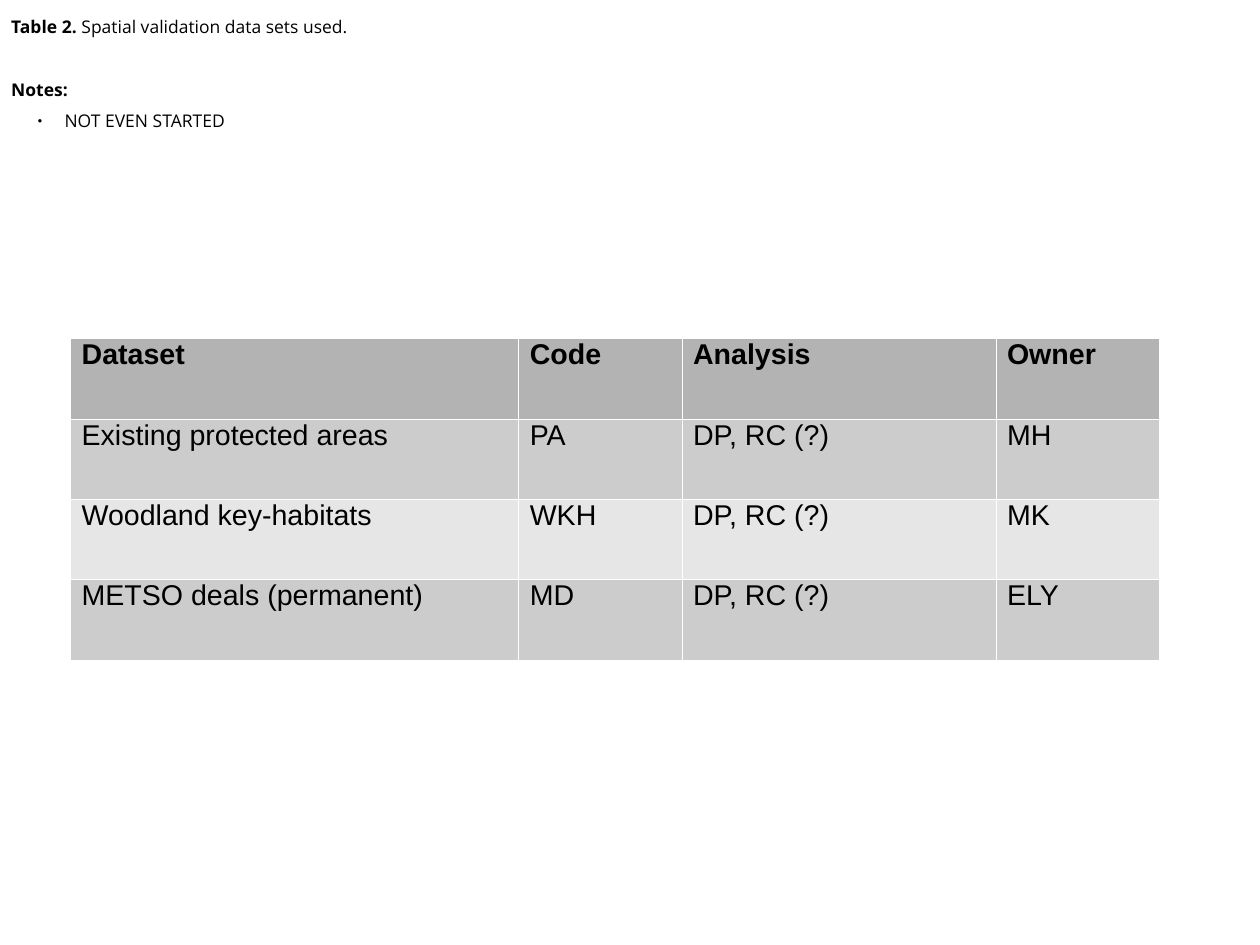
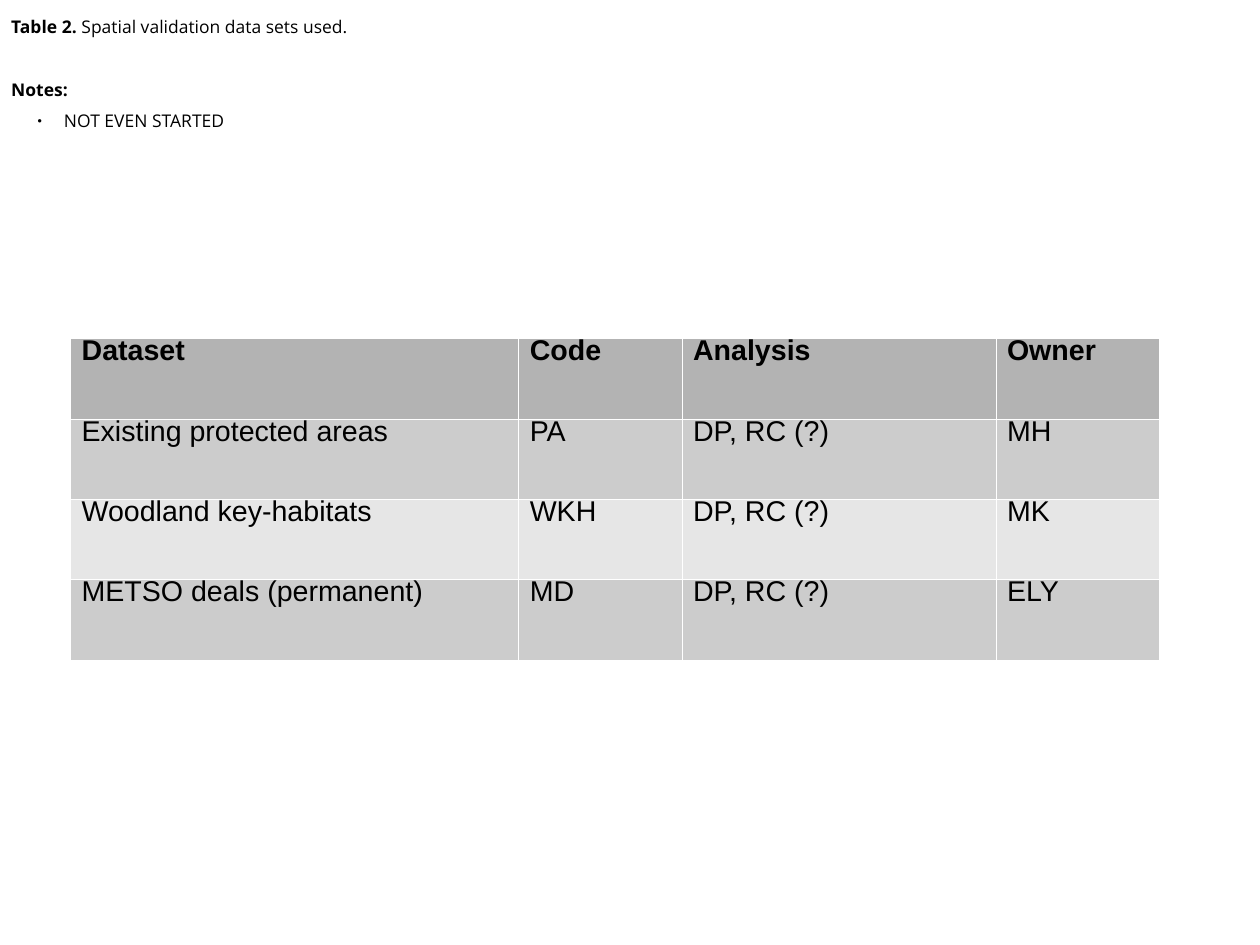
Before and after one commit to jlehtoma/validityms, a slide deck: slide 12 of reports/validity_ms_outline.ppt. Drawn at 1260x945 pixels with LibreOffice and Linux fonts; fonts in the diff are those of the drawing. Boxes give left, top, right and bottom in pixels: in the first picture for what was removed or moved away, otherwise in the second. Text is boxed around its words. In the diff, an @@ line names an element or a change of style, - is before the commit and + after.

```diff
--- a/reports/validity_ms_outline.ppt
+++ b/reports/validity_ms_outline.ppt
@@ text at [64, 114, 224, 127]: indent changed @@
@@ table at [71, 338, 1161, 660] @@
@@ line spacing 0.81 to 0.66 @@
```
Also in this commit, not shown: 15 other slides changed, 1 slide added.
